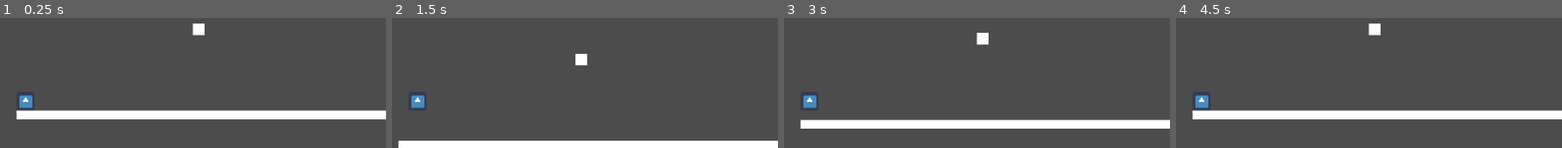
Above: before the commit, frames 1-4 (left to right).
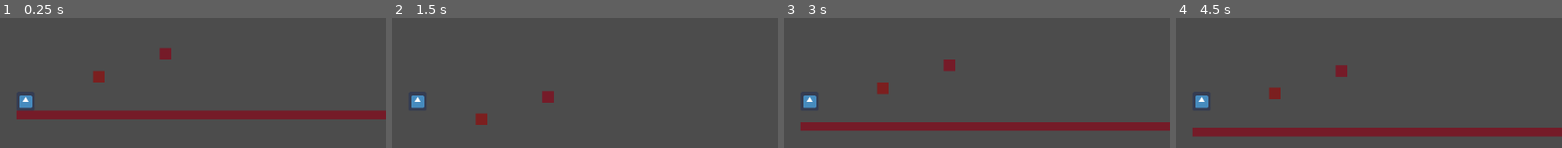
Above: after the commit, the same moments.

Repository: layolabernat/Joc-1
Game: Godot game, scene res://Joc.tscn
Two runs of this game, one before a commit and one after it. Both use one fixed random seed, a clock stepped at 60 frames per second and the inputs below. The engine's default icon, where the game draws it, is replaced by a stand-in: a white triangle on a blue panel in a dark square.
Inputs:
- Up to frame 1 (0.25 s): no input
- Up to frame 2 (1.5 s): tap Enter at 0.5 s; tap W (ves_adalt) at 0.6 s; tap D (ves_dreta) at 1.35 s
- Up to frame 3 (3 s): tap A (ves_esquerra) at 2.1 s; tap Space at 2.75 s; tap W (ves_adalt) at 2.85 s
- Up to frame 4 (4.5 s): tap D (ves_dreta) at 3.6 s; tap A (ves_esquerra) at 4.35 s

The runs differ from the first frame. In frame 1, 7.6% of the frame differs, in the area x 4-100%, y 4-79%; in frame 2, 6.4%; in frame 3, 9.0%; in frame 4, 14%, in the area x 4-100%, y 4-92%.

Commit message:
Joc.tcsn

Diff:
--- a/Joc.tscn
+++ b/Joc.tscn
@@ -1,8 +1,9 @@
-[gd_scene load_steps=5 format=2]
+[gd_scene load_steps=6 format=2]
 
 [ext_resource path="res://Paret.tscn" type="PackedScene" id=1]
 [ext_resource path="res://Personatge.gd" type="Script" id=2]
 [ext_resource path="res://icon.png" type="Texture" id=3]
+[ext_resource path="res://Paret 4.tscn" type="PackedScene" id=4]
 
 [sub_resource type="RectangleShape2D" id=1]
 extents = Vector2( 32, 32.5 )
@@ -25,7 +26,7 @@
 zoom = Vector2( 2.5, 2.5 )
 
 [node name="Paret" parent="." instance=ExtResource( 1 )]
-position = Vector2( 633, 337 )
+position = Vector2( 518, 423 )
 
 [node name="Paret3" parent="." instance=ExtResource( 1 )]
 position = Vector2( 1986, -4365 )
@@ -34,3 +35,7 @@
 [node name="Paret2" parent="." instance=ExtResource( 1 )]
 position = Vector2( 1002, 635 )
 scale = Vector2( 50, 0.75 )
+
+[node name="Paret 4" parent="." instance=ExtResource( 4 )]
+
+[node name="Paret 5" parent="." instance=ExtResource( 4 )]
--- /dev/null
+++ b/Paret 4.tscn
@@ -0,0 +1,17 @@
+[gd_scene load_steps=2 format=2]
+
+[sub_resource type="RectangleShape2D" id=2]
+extents = Vector2( 19.5, 20 )
+
+[node name="Paret 4" type="StaticBody2D"]
+
+[node name="CollisionShape2D" type="CollisionShape2D" parent="."]
+position = Vector2( 287, 501 )
+shape = SubResource( 2 )
+
+[node name="ColorRect" type="ColorRect" parent="."]
+margin_left = 268.0
+margin_top = 481.0
+margin_right = 308.0
+margin_bottom = 521.0
+color = Color( 0.486275, 0.12549, 0.12549, 1 )
--- a/Paret.tscn
+++ b/Paret.tscn
@@ -17,6 +17,7 @@
 margin_top = -20.0
 margin_right = 20.0
 margin_bottom = 20.0
+color = Color( 0.462745, 0.109804, 0.160784, 1 )
 __meta__ = {
 "_edit_use_anchors_": true
 }
--- a/Personatge.gd
+++ b/Personatge.gd
@@ -3,7 +3,7 @@
 var velocitat := 500
 var moviment := Vector2.ZERO
 var gravetat := Vector2.DOWN * 350
-var salt := Vector2.UP * 275
+var salt := Vector2.UP * 325
 # Declare member variables here. Examples:
 # var a = 2
 # var b = "text"
